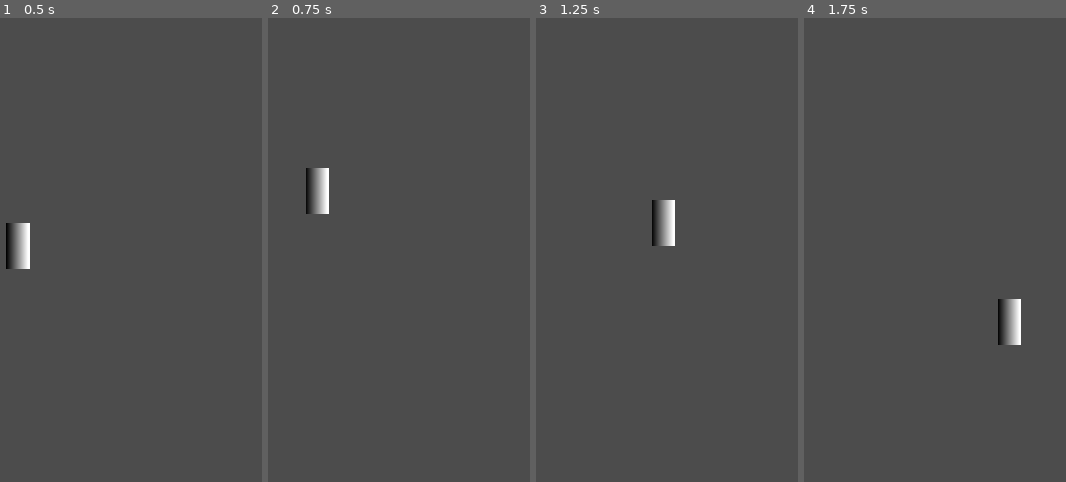
Above: before the commit, frames 1-4 (left to right).
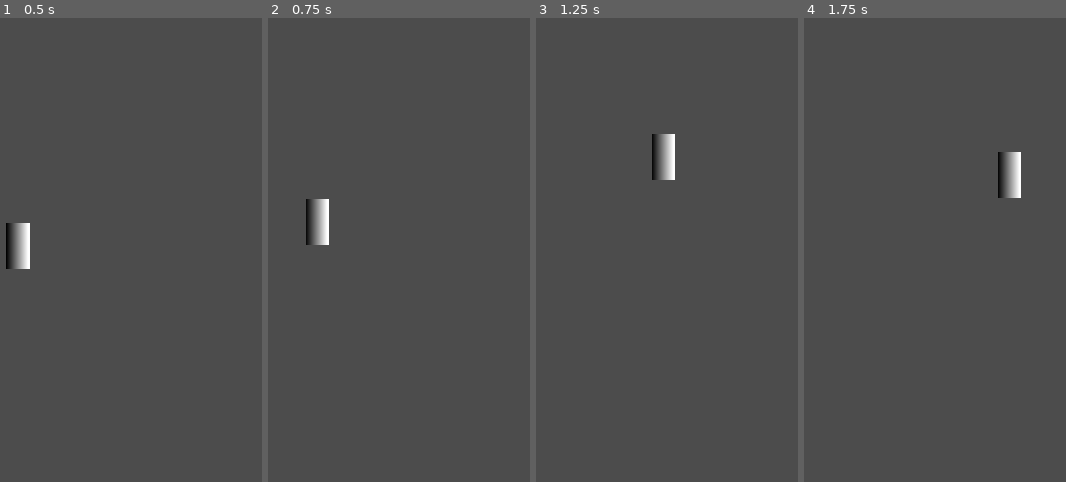
Above: after the commit, the same moments.

Repository: Gmaquina/CreaJam-1
Game: Godot game, scene res://Scene/Hero.tscn
The game is run twice, just before and just after one commit, with the same random seed, the same clock (stepped at 60 frames per second) and the same inputs. The project has no main scene, so this scene is started directly.
Inputs:
- Up to frame 1 (0.5 s): no input
- Up to frame 2 (0.75 s): hold Right (ui_right) from 0.53 s (still down); hold Up (jump) from 0.53 s (still down)
- Up to frame 3 (1.25 s): keep holding Right (ui_right); keep holding Up (jump)
- Up to frame 4 (1.75 s): keep holding Right (ui_right); release Up (jump) at 1.28 s; tap Up (jump) at 1.35, 1.52 s

Frame 1 is identical in both runs. In frame 2, 1.0% of the frame differs, in the area x 14-24%, y 32-49%; in frame 3, 1.4%, in the area x 44-54%, y 25-50%; in frame 4, 1.4%.

Commit message:
smoother short jump

Diff:
--- a/Script/Hero.gd
+++ b/Script/Hero.gd
@@ -1,17 +1,23 @@
 extends KinematicBody2D
 
 export var speed = 200.0
-export var jump_strength = 1200.0
+export var jump_min_strength = 400.0
+export var jump_max_strength = 500.0
+export var max_jump_time = 0.2
+export var max_double_jump_time = 0.2
 export var maximum_jumps = 2
-export var double_jump_strength = 800.0
+export var double_jump_min_strength = 400.0
+export var double_jump_max_strength = 500.0
 export var gravity = 2000.0
 
 var _jumps_made = 0
 var _velocity = Vector2.ZERO
+var _time_till_max_jump = 0.0
+var _time_till_max_double_jump = 0.0
 
 
 #func _ready():
-#	pass # Replace with function body.
+#	pass
 
 
 func _physics_process(delta):
@@ -19,7 +25,7 @@
 	var leftStrength = 0.0
 	if Input.is_action_pressed("ui_right"):
 		rightStrength = 1.0
-	elif Input.is_action_pressed("ui_left"):
+	if Input.is_action_pressed("ui_left"):
 		leftStrength = 1.0
 
 	var _horizontal_direction = rightStrength - leftStrength
@@ -29,20 +35,35 @@
 
 	var is_falling = _velocity.y > 0 and not is_on_floor()
 	var is_jumping = Input.is_action_just_pressed("jump") and is_on_floor()
+	var is_boosting_jump = Input.is_action_pressed("jump") and _time_till_max_jump > 0
 	var is_double_jumping = Input.is_action_just_pressed("jump") and is_falling
+	var is_boosting_double_jump = Input.is_action_pressed("jump") and _time_till_max_double_jump > 0
 	var is_jump_cancelled = Input.is_action_just_released("jump") and _velocity.y < 0.0
 	#var is_idling = is_on_floor() and is_zero_approx(_velocity.x)
 	#var is_running = is_on_floor() and not is_zero_approx(_velocity.x)
 
 	if is_jumping:
 		_jumps_made += 1
-		_velocity.y -= jump_strength
+		_velocity.y -= jump_min_strength
+		_time_till_max_jump = max_jump_time
+	elif is_boosting_jump:
+		_time_till_max_jump -= delta
+		var amplitude =  jump_max_strength - jump_min_strength
+		var t_since_jump = max_jump_time - _time_till_max_jump
+		_velocity.y -= ((t_since_jump * amplitude) / max_jump_time)
 	elif is_double_jumping:
 		_jumps_made += 1
 		if _jumps_made <= maximum_jumps:
-			_velocity.y = -double_jump_strength
+			_velocity.y = - double_jump_min_strength
+			_time_till_max_double_jump = max_double_jump_time
+	elif is_boosting_double_jump:
+		_time_till_max_double_jump -= delta
+		var amplitude =  double_jump_max_strength - double_jump_min_strength
+		var t_since_jump = max_double_jump_time - _time_till_max_double_jump
+		_velocity.y -= ((t_since_jump * amplitude) / max_double_jump_time)
 	elif is_jump_cancelled:
-		_velocity.y = 0.0
+		_time_till_max_jump = 0
+		_time_till_max_double_jump = 0
 	elif is_on_floor() and _jumps_made > 0:
 		_jumps_made = 0
 
